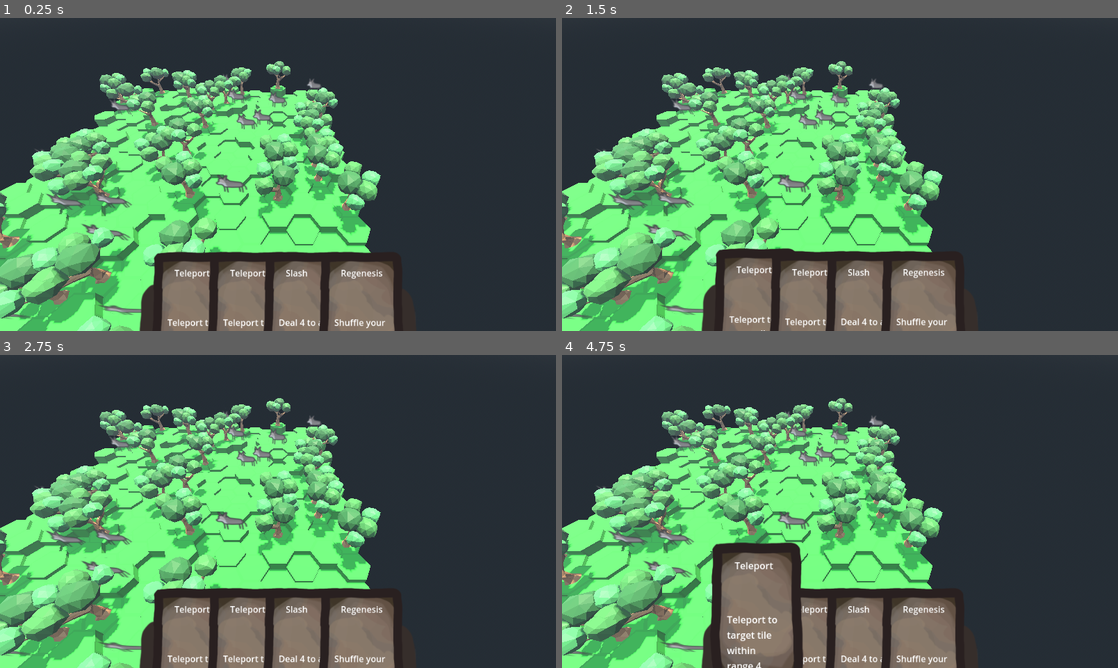
Above: before the commit, frames 1-4 (two rows, left to right).
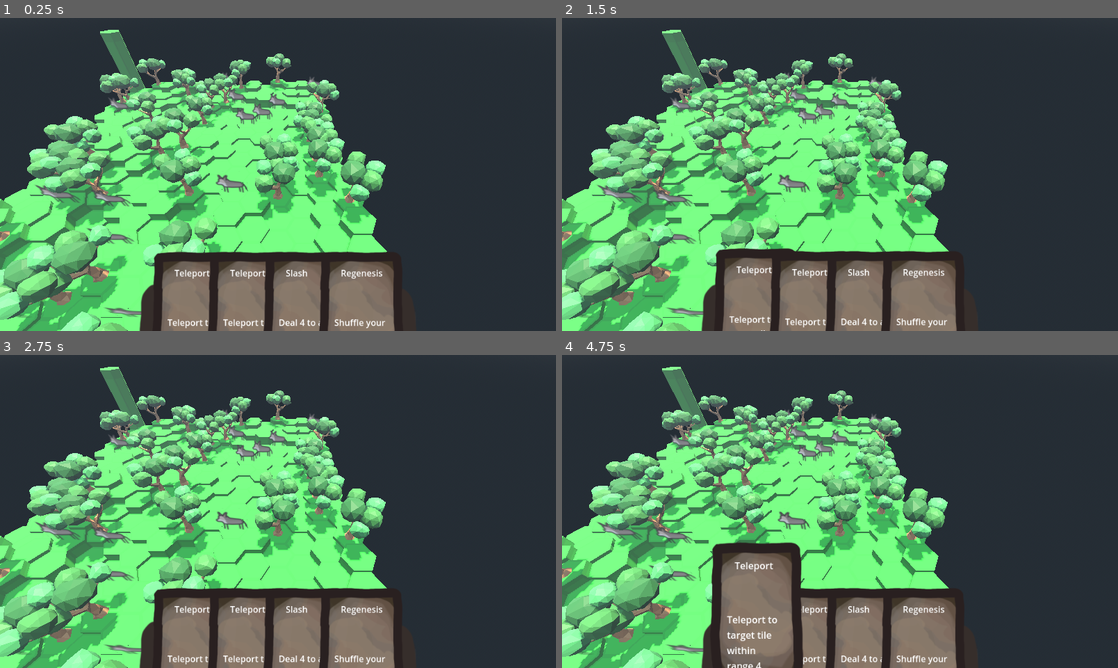
Above: after the commit, the same moments.

Repository: Boyquotes/nomad-realms-expeditions
Game: Godot game, scene res://NREGameContext.tscn
The game is run twice, just before and just after one commit, with the same random seed, the same clock (stepped at 60 frames per second) and the same inputs.
Inputs (mouse positions are in pixels of both pictures, inside the frame that each line leads up to):
- Up to frame 1 (0.25 s): no input
- Up to frame 2 (1.5 s): drag from (840, 136) to (756, 315) at 0.52 s; drag from (728, 190) to (840, 136) at 1.27 s
- Up to frame 3 (2.75 s): tap Enter at 2 s; move the mouse to (333, 442) at 2.02 s; click (333, 442) at 2.1 s
- Up to frame 4 (4.75 s): tap Space at 2.75, 4.25 s; drag from (812, 574) to (840, 489) at 2.77 s; tap Enter at 3.5 s; move the mouse to (1006, 558) at 3.52 s; click (1006, 558) at 3.6 s; drag from (673, 464) to (756, 652) at 4.27 s

The runs differ from the first frame. In frame 1, 19% of the frame differs, in the area x 0-70%, y 3-100%; in frame 2, 19%; in frame 3, 19%; in frame 4, 18%.

Commit message:
Generate world using FastNoiseLite

Diff:
--- a/Scenes/Map/Tile.gd
+++ b/Scenes/Map/Tile.gd
@@ -11,9 +11,9 @@
 
 @onready var hexagon: MeshInstance3D = $Hexagon
 
-func initialize(x: int, z: int, color: Color) -> void:
+func initialize(x: int, z: int, h: int, color: Color) -> void:
 	self.coordinates = Vector2i(x, z)
-	height = randi() % TILE_MAX_HEIGHT + 1
+	height = h
 	scale.y = height * TILE_HEIGHT_SCALE
 
 #	set_color(Color(0, 1, 0))
--- a/Scenes/Map/WorldMap.gd
+++ b/Scenes/Map/WorldMap.gd
@@ -15,13 +15,19 @@
 
 
 func generate_tiles() -> void:
+	var noise: = FastNoiseLite.new()
+	noise.offset = Vector3(0.5, 0.5, 0.5)
+	noise.seed = 14
+	noise.frequency = 0.1
 	for z in range(16):
 		tiles.append([])
 		for x in range(16):
 			var tile: Tile = tile_scene.instantiate()
-			tile.initialize(x, z, Color(0, 1, 0))
-
-			tile.set_name("Tile" + str(z) + "_" + str(x))
+			var h: int = int((noise.get_noise_2d(x, z + (z % 2) * 0.5) + 1) * 10)
+			if x == 0 && z == 0:
+				h = 40
+			tile.initialize(x, z, h, Color(0, 1, 0))
+			tile.set_name("Tile" + str(x) + "_" + str(z))
 			add_child(tile)
 			tiles[-1].append(tile)
 			generate_tree(x, z, tile)
--- a/Scenes/Model/GameObject/GameObject.gd
+++ b/Scenes/Model/GameObject/GameObject.gd
@@ -9,4 +9,4 @@
 	coordinates = c
 	position.x = 1.5 * c.x
 	# Offset y by half a tile if x is odd
-	position.z = sqrt(3) * c.y + (sqrt(3) * 0.5 * (c.x % 2))
+	position.z = sqrt(3) * (c.y + 0.5 * (c.x % 2))
